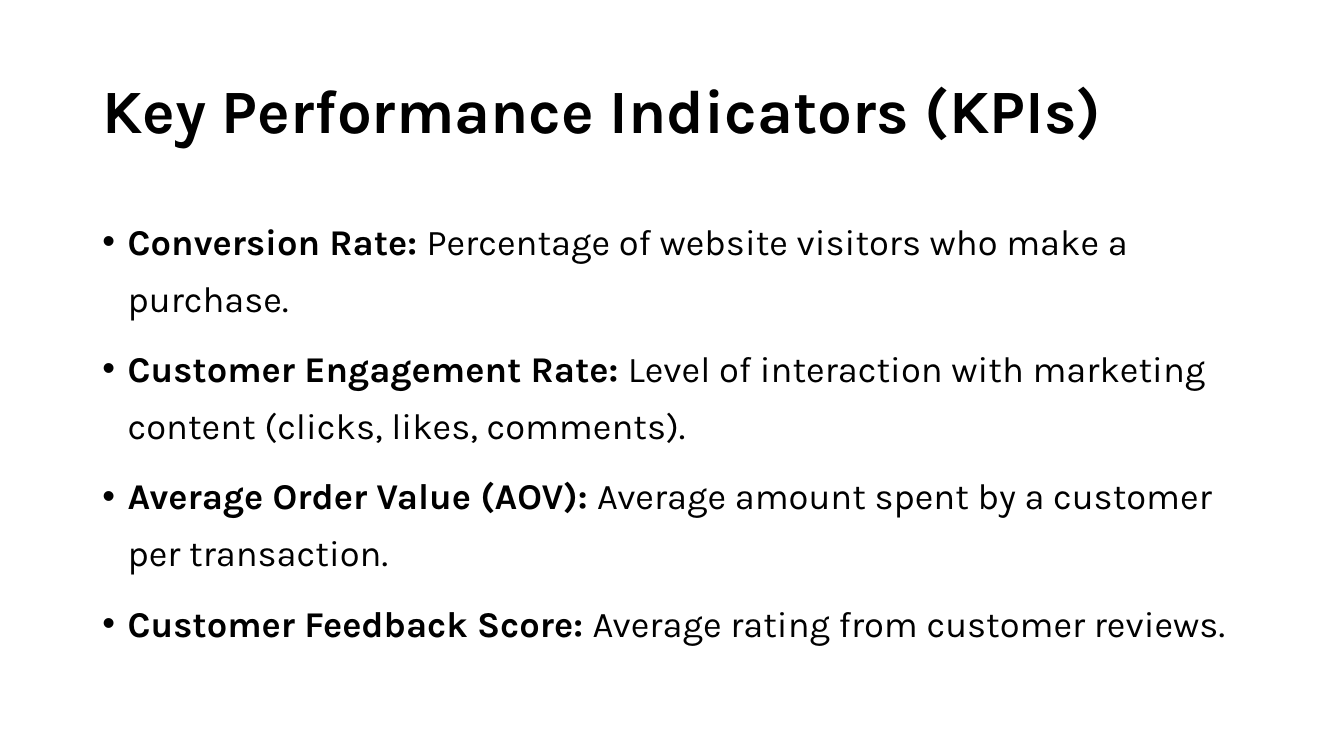
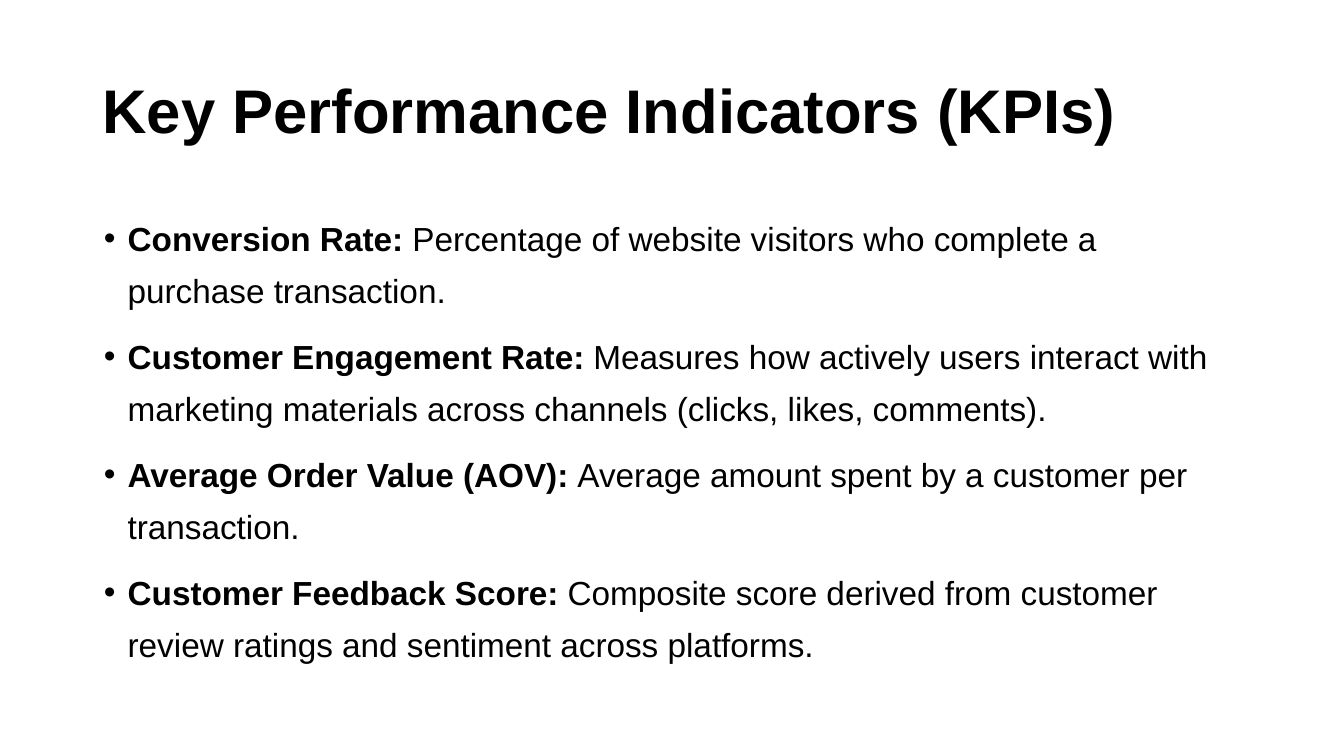
Before and after one commit to Engineer-Harshad/e-commerce-growth-intelligence-project, a slide deck: slide 3 of presentation/Business Problem.pptx (slide 5 before the commit). Drawn at 1344x756 pixels with LibreOffice and Linux fonts; fonts in the diff are those of the drawing. Boxes give left, top, right and bottom in pixels: in the first picture for what was removed or moved away, otherwise in the second. Text is boxed around its words. In the diff, an @@ line names an element or a change of style, - is before the commit and + after.

```diff
--- a/presentation/Business Problem.pptx
+++ b/presentation/Business Problem.pptx
@@ title "Key Performance Indicators (KPIs)" at [102,88,1115,145]: font Karla to Arial @@
@@ text at [128,227,1207,427]: text changed; size 25.9 to 23.8 pt; font Karla to Arial @@
-• Conversion Rate: Percentage of website visitors who make a purchase.
-• Customer Engagement Rate: Level of interaction with marketing content (clicks, likes, comments).
+• Conversion Rate: Percentage of website visitors who complete a purchase transaction.
+• Customer Engagement Rate: Measures how actively users interact with marketing materials across channels (clicks, likes, comments).
@@ text at [128,463,1187,540]: size 25.9 to 23.8 pt, font Karla to Arial in "Average Order Value (AOV): Average amount spent ..."; indent changed @@
@@ text at [128,581,1158,663]: text changed; size 25.9 to 23.8 pt; font Karla to Arial @@
-• Customer Feedback Score: Average rating from customer reviews.
+• Customer Feedback Score: Composite score derived from customer review ratings and sentiment across platforms.
```
Also in this commit, not shown: 3 other slides changed, 2 slides removed, 10 other files.
